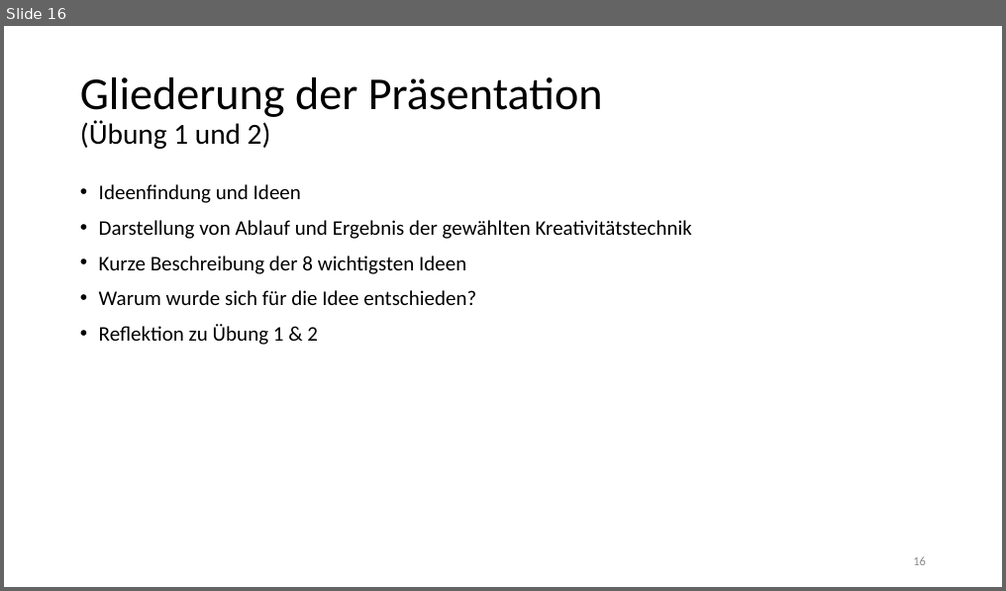
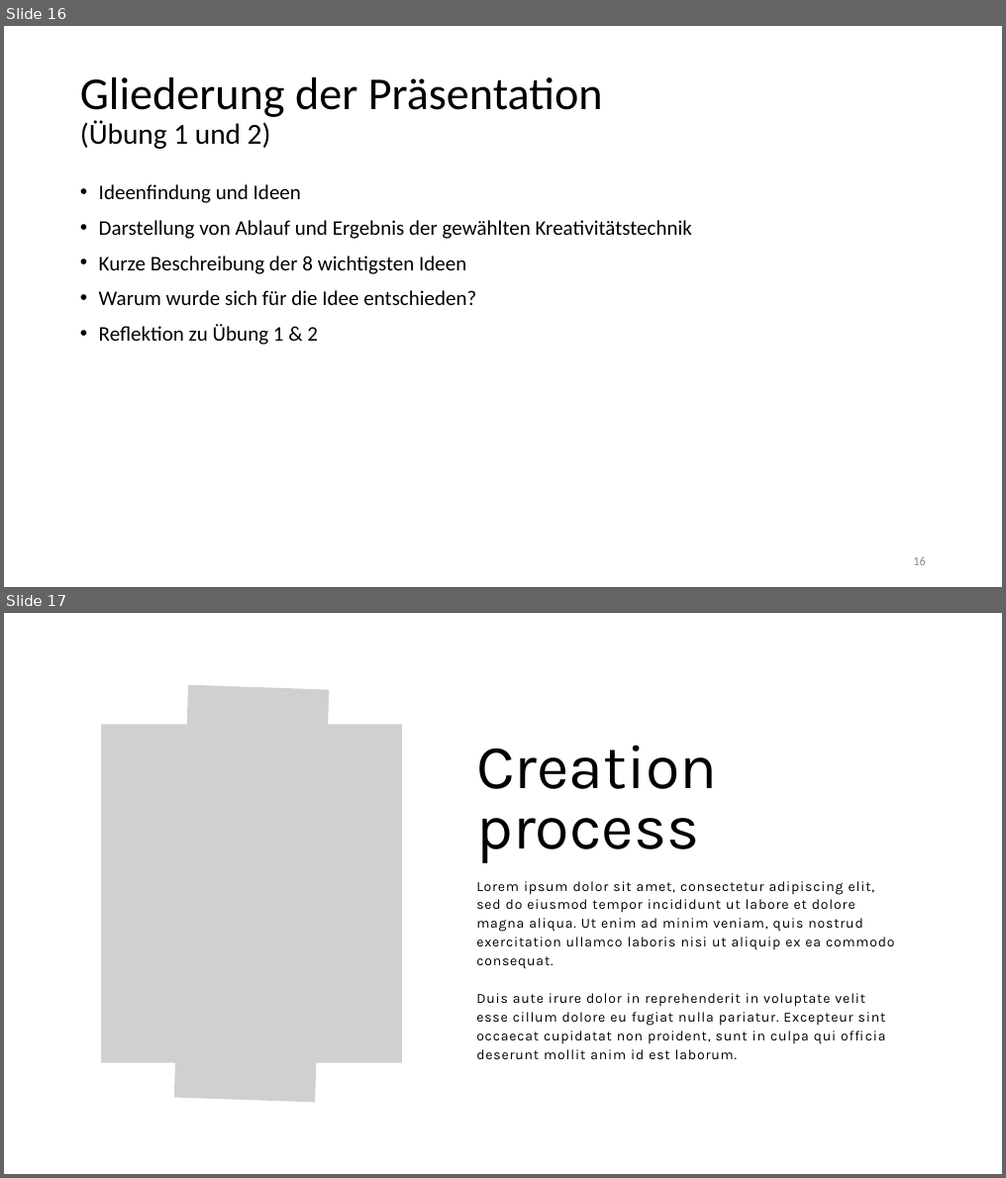
Before and after one commit to phuonganhngph74/Projektmanagement-, a slide deck: Projektmanagement_Übung_12_moodle.pptx. Shown one above the other, each under a label of ours: slide 16 before the commit, slides 16 and 17 after it. The pictures are 1006x591 and 1006x1178 pixels, drawn with LibreOffice and Linux fonts; fonts in the diff are those of the drawing; grey boxes stand for pictures; background and template pictures are left out. Boxes give left, top, right and bottom in pixels: in the first picture for what was removed or moved away, otherwise in the second. Text is boxed around its words. In the diff, an @@ line names an element or a change of style, - is before the commit and + after.

```diff
--- a/Projektmanagement_Übung_12_moodle.pptx
+++ b/Projektmanagement_Übung_12_moodle.pptx
@@ slide 17 added at [4,613,1002,1174], background picture (left out) @@
@@ picture added at [174,685,330,1103] @@
@@ picture added at [101,725,402,1063] @@
@@ text added at [476,745,717,863], 60 pt, text #000000 @@
+Creation process
@@ text added at [476,881,895,1059], 13.3 pt, text #000000 @@
+Lorem ipsum dolor sit amet, consectetur adipiscing elit, sed do eiusmod tempor incididunt ut labore et dolore magna aliqua. Ut enim ad minim veniam, quis nostrud exercitation ullamco laboris nisi ut aliquip ex ea commodo consequat.
+Duis aute irure dolor in reprehenderit in voluptate velit esse cillum dolore eu fugiat nulla pariatur. Excepteur sint occaecat cupidatat non proident, sunt in culpa qui officia deserunt mollit anim id est laborum.
```
Also in this commit, not shown: 2 other slides added.
